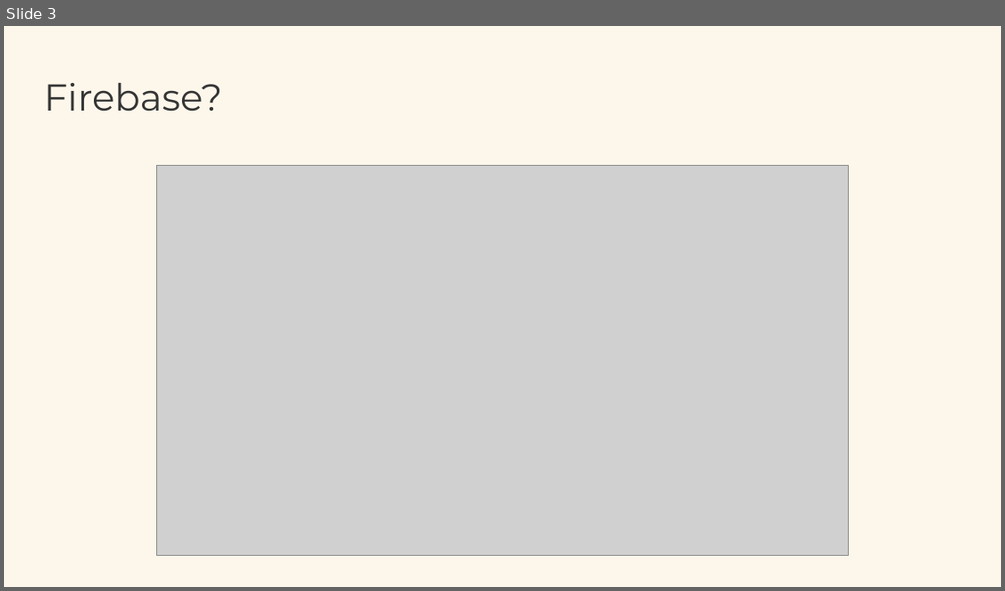
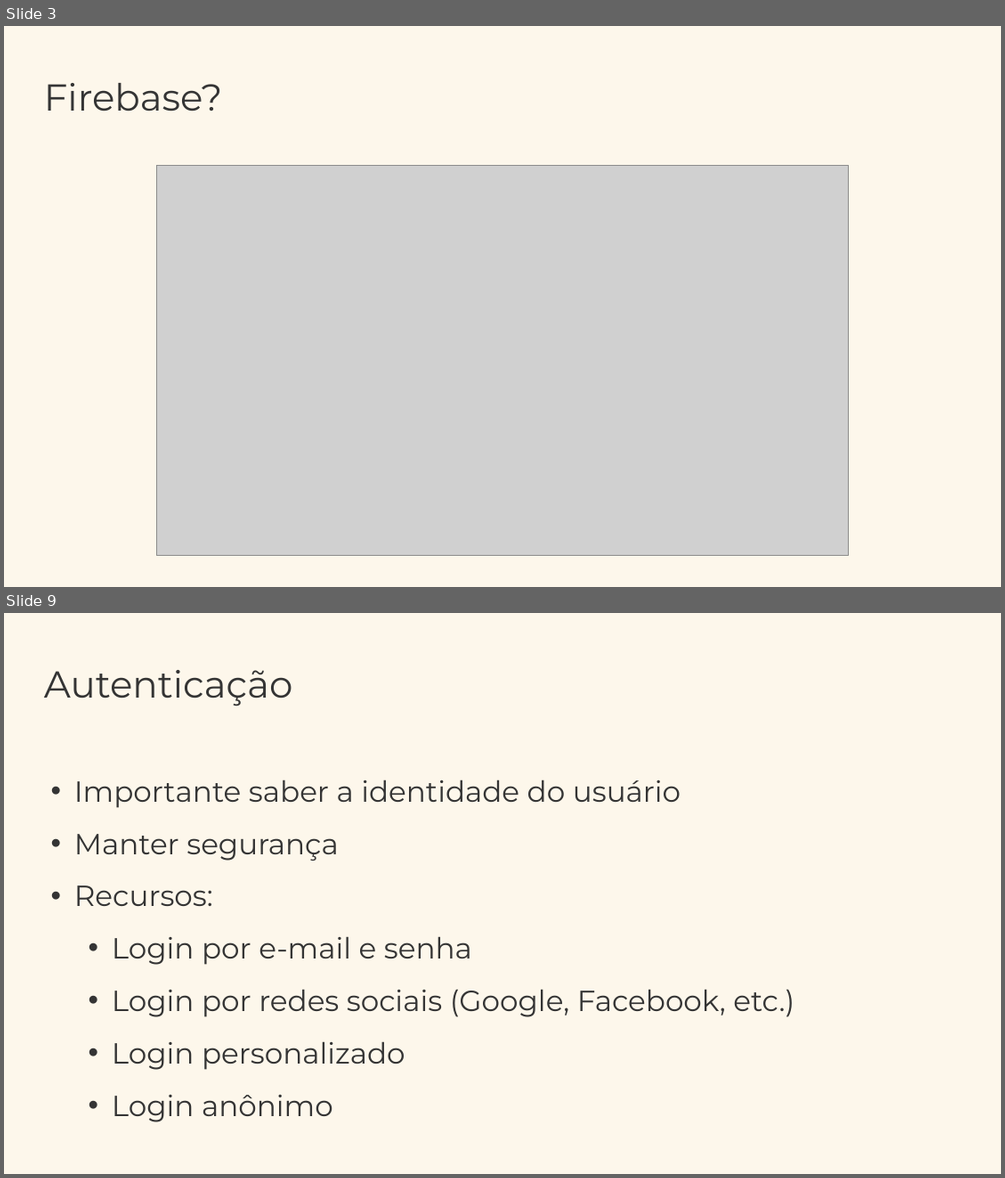
Before and after one commit to anacoimbrag/Android-Firebase, a slide deck: Android + Firebase.pptx. Shown one above the other, each under a label of ours: slide 3 before the commit, slides 3 and 9 after it; the slides between them are not shown. The pictures are 1005x591 and 1005x1178 pixels, drawn with LibreOffice and Linux fonts; fonts in the diff are those of the drawing; grey boxes stand for pictures. Boxes give left, top, right and bottom in pixels: in the first picture for what was removed or moved away, otherwise in the second. Text is boxed around its words. In the diff, an @@ line names an element or a change of style, - is before the commit and + after.

```diff
--- a/Android + Firebase.pptx
+++ b/Android + Firebase.pptx
@@ slide 9 added at (4,613,1001,1174), background #FDF7EB @@
@@ text added at (44,670,292,706), 36 pt, text #343434 @@
+Autenticação
@@ text added at (74,779,794,1122), 28 pt, text #343434 @@
+• Importante saber a identidade do usuário
+• Manter segurança
+• Recursos:
+  • Login por e-mail e senha
+  • Login por redes sociais (Google, Facebook, etc.)
+  • Login personalizado
+  • Login anônimo
```
Also in this commit, not shown: 11 other slides added, 1 slide removed, 23 other files.
